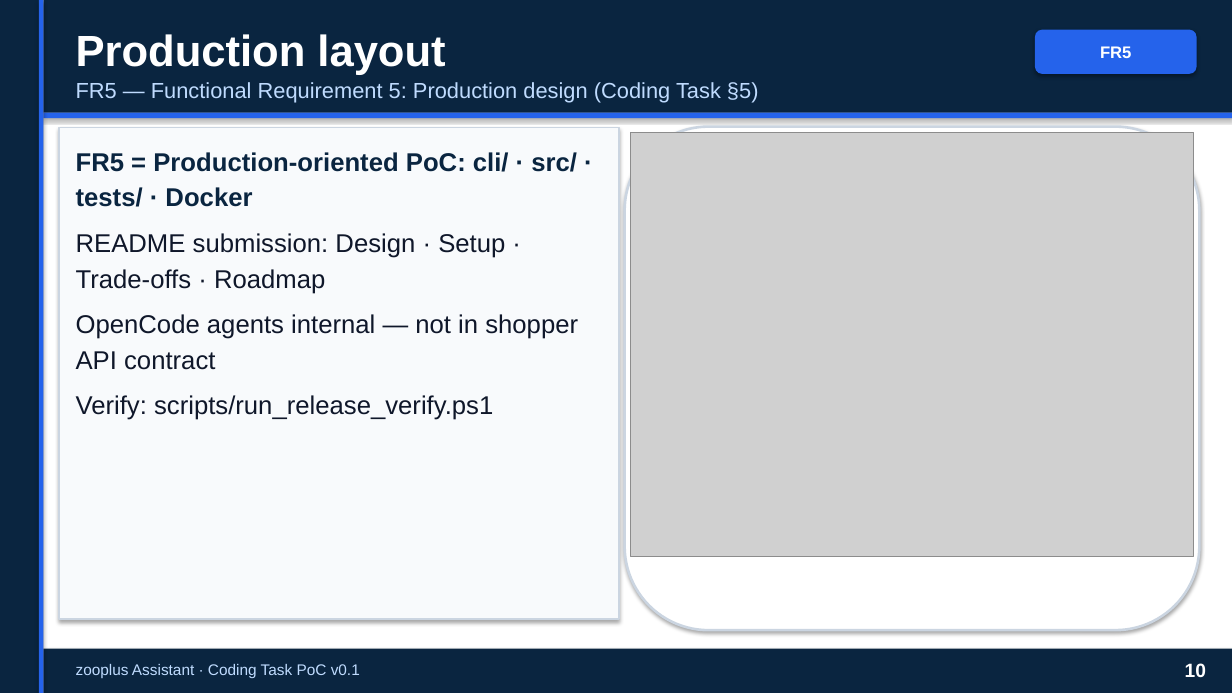
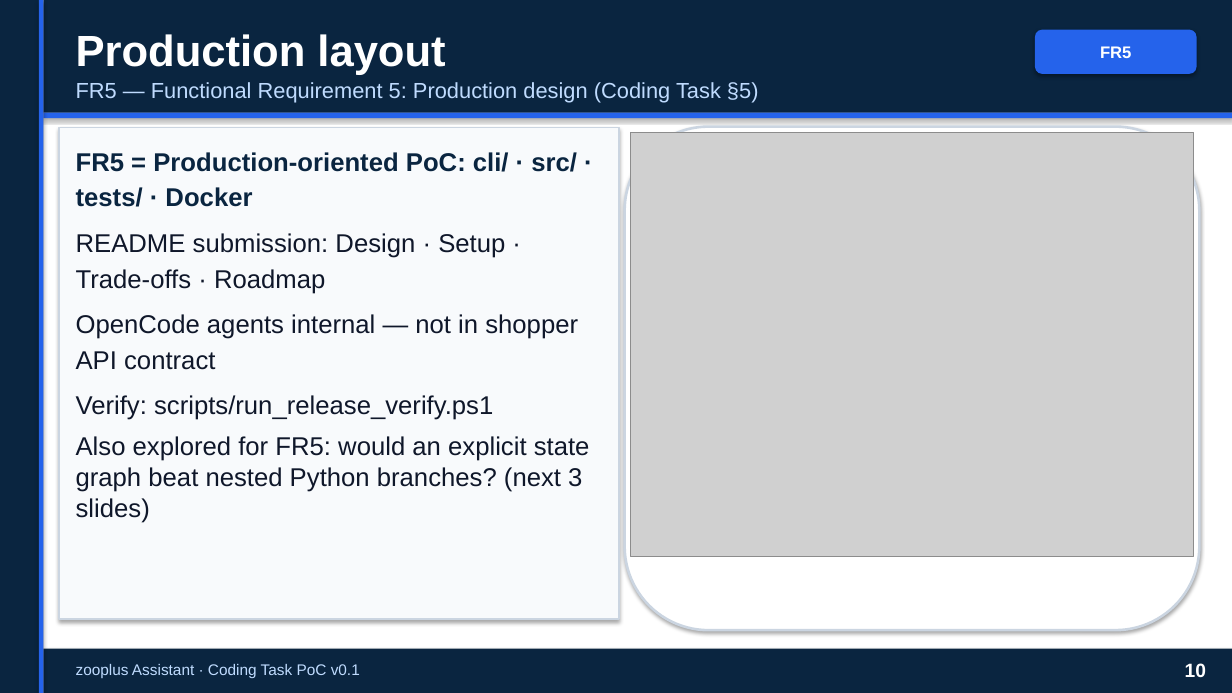
Before and after one commit to peluzzza/PoCAssistantZooplus, a slide deck: slide 10 of docs/deliverables/v0.1/zooplus-assistant-interview-15min-pro.pptx. Drawn at 1232x693 pixels with LibreOffice and Linux fonts; fonts in the diff are those of the drawing; grey boxes stand for pictures. Boxes give left, top, right and bottom in pixels: in the first picture for what was removed or moved away, otherwise in the second. Text is boxed around its words. In the diff, an @@ line names an element or a change of style, - is before the commit and + after.

Commit message:
docs(ppt): fix LangGraph narrative coherence - bridge sentence into it, consistent tone with roadmap, concrete item-by-item impact instead of vague claim

```diff
--- a/docs/deliverables/v0.1/zooplus-assistant-interview-15min-pro.pptx
+++ b/docs/deliverables/v0.1/zooplus-assistant-interview-15min-pro.pptx
@@ text at (76, 436, 590, 523): paragraph added @@
+Also explored for FR5: would an explicit state graph beat nested Python branches? (next 3 slides)
```
Also in this commit, not shown: 4 other slides changed, 1 other file.
